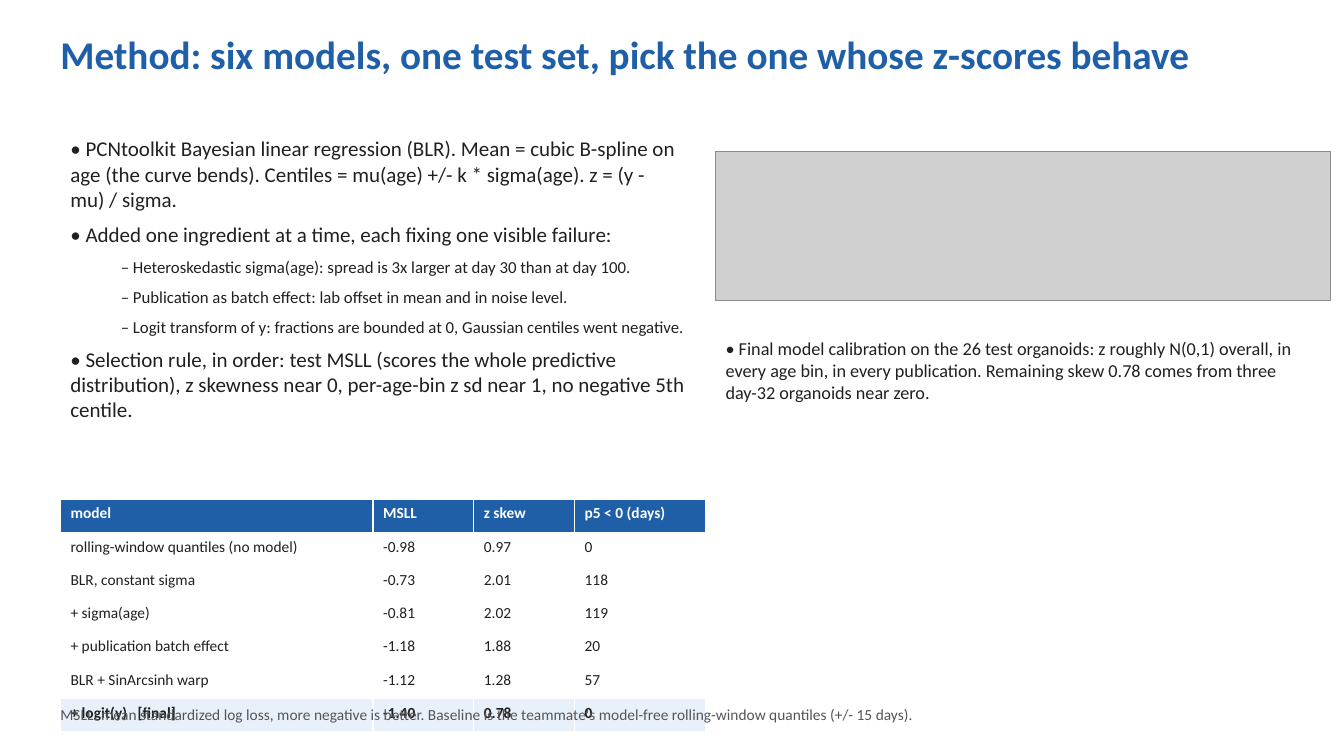
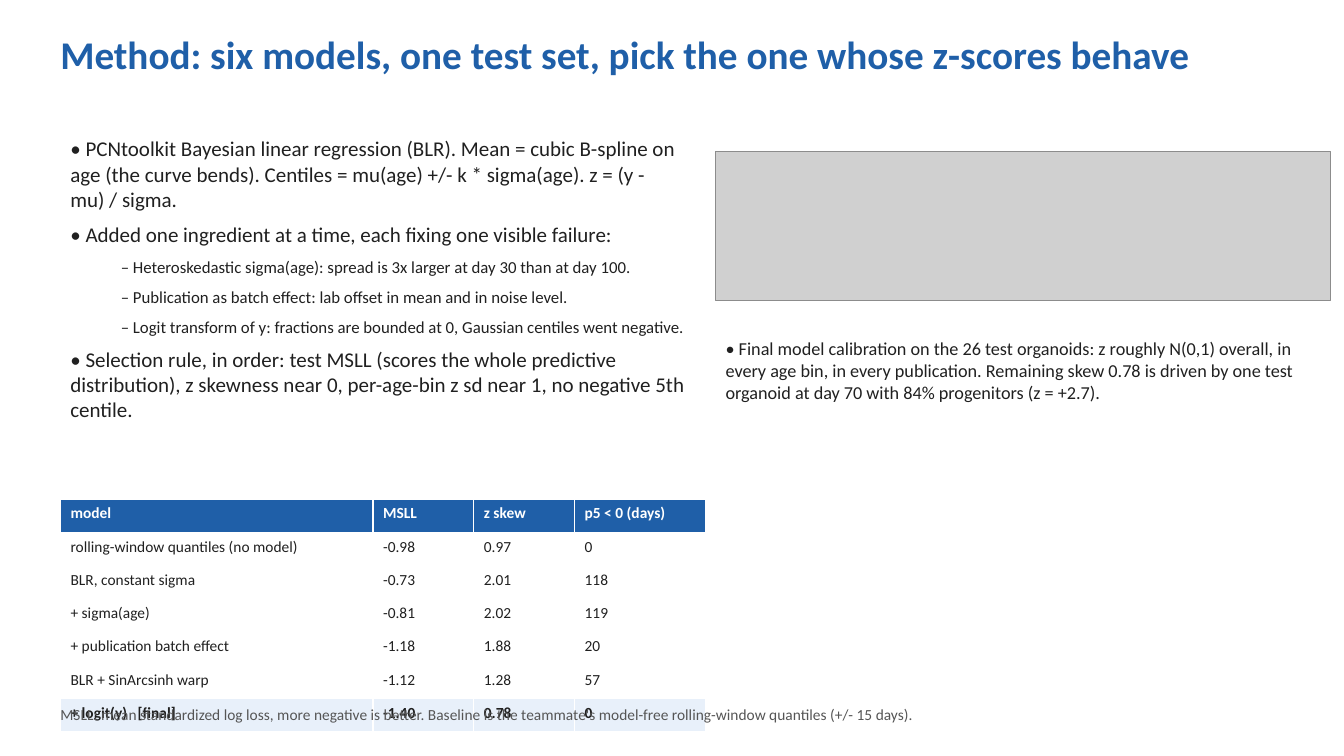
Before and after one commit to Liberty23513/organoid-growth-charts, a slide deck: slide 4 of pitch/organoid_growth_charts_final.pptx. Drawn at 1344x756 pixels with LibreOffice and Linux fonts; fonts in the diff are those of the drawing; grey boxes stand for pictures. Boxes give left, top, right and bottom in pixels: in the first picture for what was removed or moved away, otherwise in the second. Text is boxed around its words. In the diff, an @@ line names an element or a change of style, - is before the commit and + after.

Commit message:
Fix skew attribution: test-set right tail is the day-70 sample, day-32 samples are train

```diff
--- a/pitch/organoid_growth_charts_final.pptx
+++ b/pitch/organoid_growth_charts_final.pptx
@@ text at box(726, 342, 1293, 402): text changed @@
-• Final model calibration on the 26 test organoids: z roughly N(0,1) overall, in every age bin, in every publication. Remaining skew 0.78 comes from three day-32 organoids near zero.
+• Final model calibration on the 26 test organoids: z roughly N(0,1) overall, in every age bin, in every publication. Remaining skew 0.78 is driven by one test organoid at day 70 with 84% progenitors (z = +2.7).
```
Also in this commit, not shown: 5 other files.
